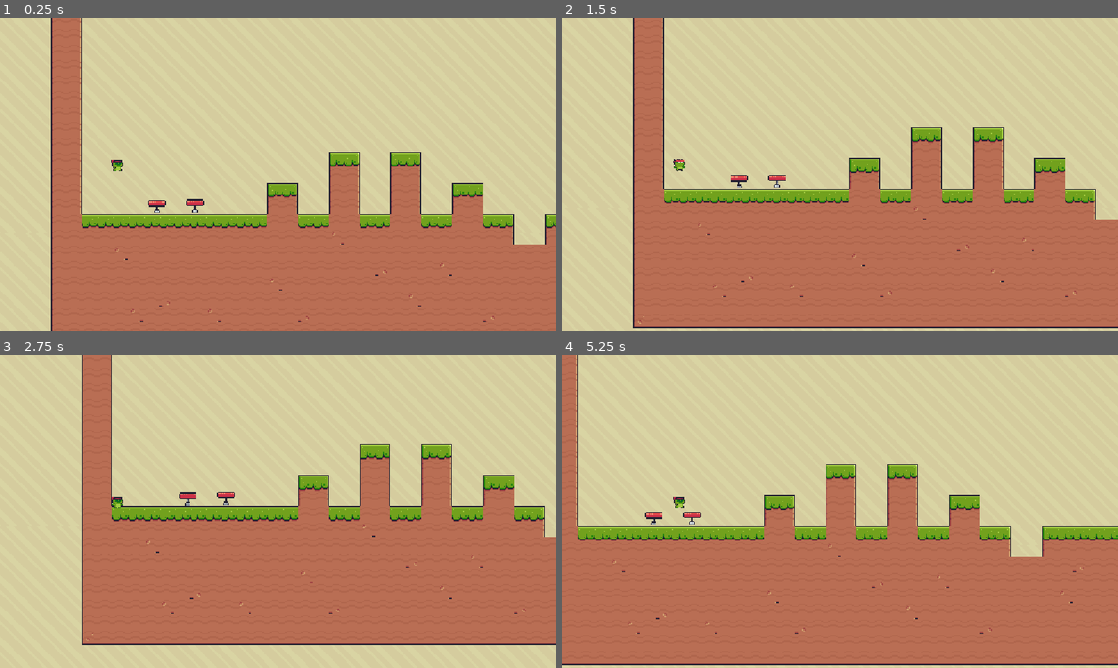
Above: before the commit, frames 1-4 (two rows, left to right).
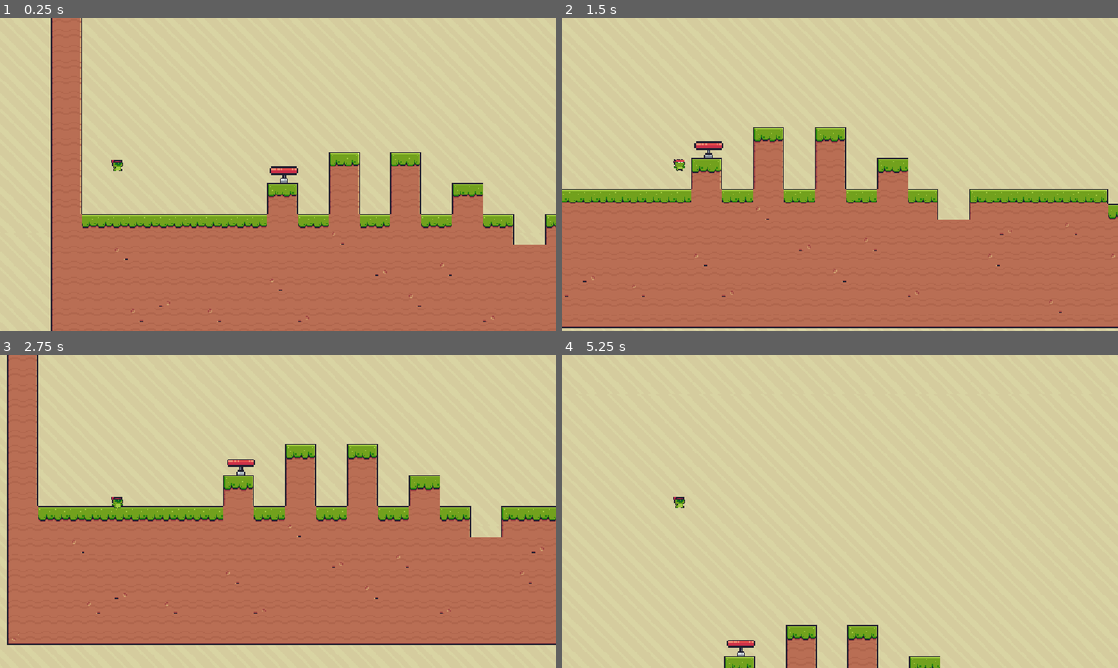
Above: after the commit, the same moments.

Repository: felizhsu0503/platformer-thingy
Game: Godot game, scene res://srcs/assets/node_2d.tscn
Two runs of this game, one before a commit and one after it. Both use one fixed random seed, a clock stepped at 60 frames per second and the inputs below.
Inputs:
- Up to frame 1 (0.25 s): no input
- Up to frame 2 (1.5 s): hold D (right) from 0.53 s (still down); tap W (up) at 0.77 s
- Up to frame 3 (2.75 s): tap W (up) at 1.52 s; release D (right) at 2.03 s; hold A (left) from 2.03 s (still down)
- Up to frame 4 (5.25 s): release A (left) at 2.78 s; hold D (right) 2.78-4.28 s; tap W (up) at 3.02, 3.77, 4.52 s; hold A (left) 4.28-5.03 s; hold D (right) from 5.03 s (still down)

The runs differ from the first frame. In frame 1, 0.3% of the frame differs, in the area x 26-54%, y 47-63%; in frame 2, 19%; in frame 3, 19%; in frame 4, 48%, in the area x 0-100%, y 0-100%.

Commit message:
Fit 1

Diff:
--- a/1.tscn
+++ b/1.tscn
@@ -68,12 +68,11 @@
 }]
 
 [sub_resource type="RectangleShape2D" id="RectangleShape2D_qmlgv"]
-size = Vector2(18, 15)
+size = Vector2(22.724636, 10.309624)
 
 [node name="AnimatedSprite2D" type="AnimatedSprite2D" unique_id=251865469]
 texture_filter = 1
-position = Vector2(-9, -25)
-scale = Vector2(1.6428571, 2.7857141)
+scale = Vector2(2.5535717, 3.4107141)
 sprite_frames = SubResource("SpriteFrames_qmlgv")
 animation = &"activate"
 frame = 7
@@ -86,7 +85,7 @@
 [node name="Area2D" type="Area2D" parent="." unique_id=398411810]
 
 [node name="CollisionShape2D" type="CollisionShape2D" parent="Area2D" unique_id=181474781]
-position = Vector2(1, 7.5)
+position = Vector2(-0.5410628, 8.903766)
 shape = SubResource("RectangleShape2D_qmlgv")
 
 [connection signal="body_entered" from="Area2D" to="." method="_on_area_2d_body_entered"]
--- a/srcs/assets/node_2d.tscn
+++ b/srcs/assets/node_2d.tscn
@@ -220,20 +220,4 @@
 position = Vector2(-310, -131)
 
 [node name="AnimatedSprite2D" parent="." unique_id=251865469 instance=ExtResource("6_v3a28")]
-position = Vector2(-226.99998, -40)
-scale = Vector2(1.5535699, 2.7857144)
-
-[node name="AnimatedSprite2D2" parent="." unique_id=1102244535 instance=ExtResource("6_v3a28")]
-position = Vector2(-148, -41)
-
-[node name="AnimatedSprite2D3" parent="." unique_id=181255886 instance=ExtResource("6_v3a28")]
-position = Vector2(1268, -73)
-
-[node name="AnimatedSprite2D4" parent="." unique_id=904670754 instance=ExtResource("6_v3a28")]
-position = Vector2(1332, -97)
-
-[node name="AnimatedSprite2D5" parent="." unique_id=1308520556 instance=ExtResource("6_v3a28")]
-position = Vector2(1396, -137)
-
-[node name="AnimatedSprite2D6" parent="." unique_id=792886408 instance=ExtResource("6_v3a28")]
-position = Vector2(1460, -169)
+position = Vector2(37, -112)
Not shown: 1 places in 1.tscn that only renumber resources
Not shown: 1 places in srcs/assets/node_2d.tscn that only renumber resources
